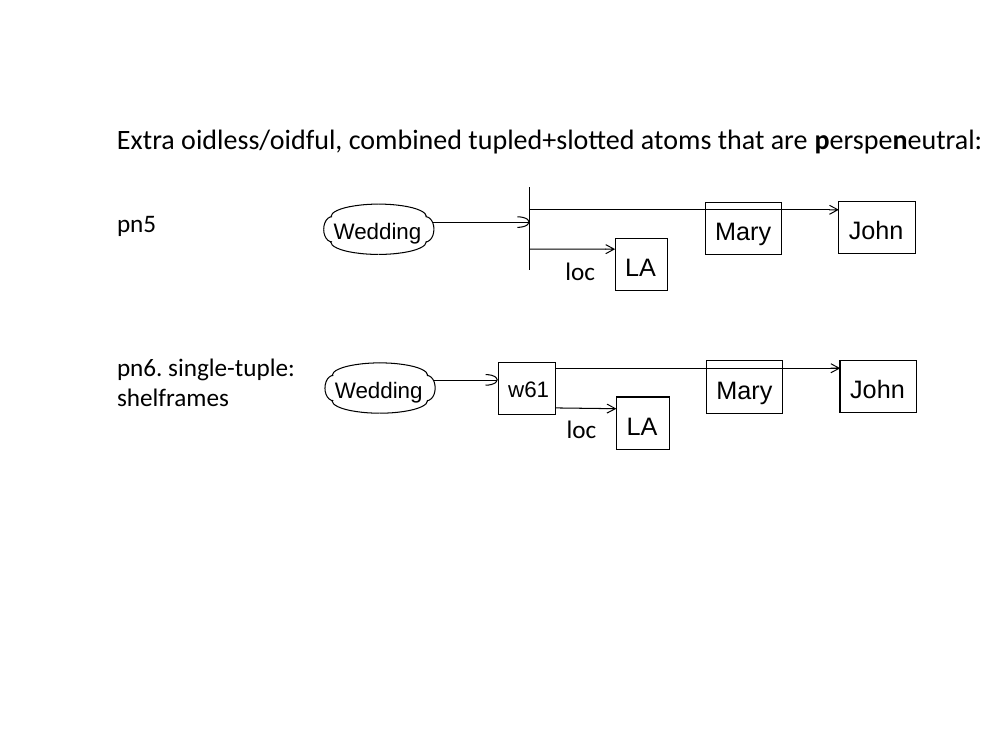
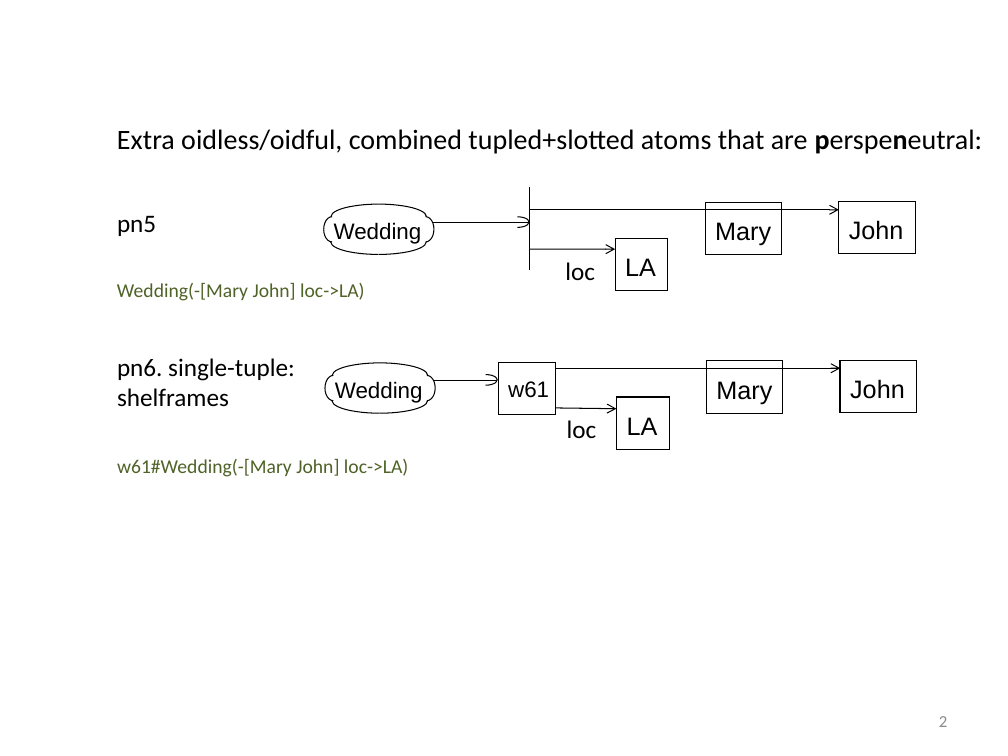
Before and after one commit to RuleML/ruleml-website, a slide deck: slide 2 of talks/PSOAMetamodelGrailogWedding.pptx. Drawn at 1008x756 pixels with LibreOffice and Linux fonts; fonts in the diff are those of the drawing. Boxes give left, top, right and bottom in pixels: in the first picture for what was removed or moved away, otherwise in the second. Text is boxed around its words. In the diff, an @@ line names an element or a change of style, - is before the commit and + after.

```diff
--- a/talks/PSOAMetamodelGrailogWedding.pptx
+++ b/talks/PSOAMetamodelGrailogWedding.pptx
@@ text added at (117,283,364,301), 14 pt, text #4F6228 @@
+Wedding(-[Mary John] loc->LA)
@@ text added at (117,459,408,477), 14 pt, text #4F6228 @@
+w61#Wedding(-[Mary John] loc->LA)
@@ page number added at (939,716,947,727), 12 pt, text #8C8C8C @@
+2
```
Also in this commit, not shown: 5 other slides changed, 1 slide added, 1 other file.
